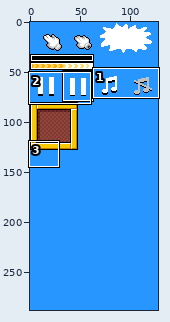
Sprite sheet: happydash.gmx/gfx/sprHud.png. Above, an overview of the earlier version with the close-up marked.
Close-up. Earlier state:
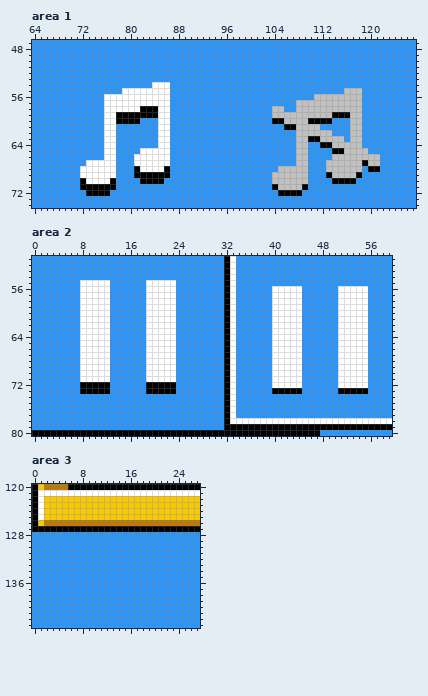
The file is 128x288 pixels. Shown: area 1: x 64..127, y 47..74; area 2: x 0..59, y 51..80; area 3: x 0..27, y 120..143.
The result:
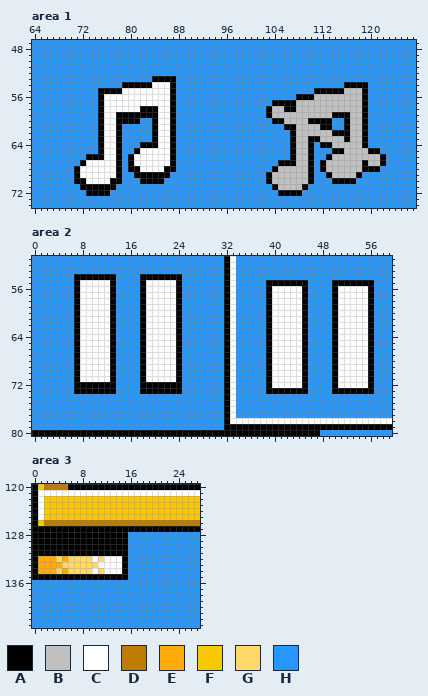
Palette (. is transparent): A #000000  B #c0c0c0  C #ffffff  D #bf7a01  E #ffab09  F #f8c801  G #ffda69  H #2797ff
What changed:
Changed rows in their new state; - is an unchanged pixel.
Area 1:
first column x 71:
53 -------------AAAA-----------------------------------
54 --------AAAAA---A----------------------------AAAA---
55 ----AAAA--------A-----------------------AAAAA---A---
56 ----A-----------A--------------------AAA--------A---
57 ----A-----------A----------------AAAA-----------A---
58 ----A-----------A---------------A--AA-----------A---
59 ----A-----------A---------------A---------------A---
60 ----A--------A--A----------------------------A--A---
61 ----A--A-----A--A------------------------AA--A--A---
62 ----A--A-----A--A-------------------A------AAA--A---
63 ----A--A-----A--A-------------------A--------A--A---
64 ----A--A---AAA--A-------------------A--A--------A---
65 ----A--A--A-----A-------------------A--A---------AA-
66 --AAA--A-A------A-------------------A--A--A--------A
67 -A-----A-A------A-----------------AAA--A-A---------A
68 A------A-A------A----------------A-----A-A------A---
69 A------A------------------------A------A------------
70 A------A------------------------A------A------------
Area 2:
first column x 7:
54 AAAAAAA----AAAAAAA--------------------------------
55 A-----A----A-----A--------------AAAAAAA----AAAAAAA
56 A-----A----A-----A--------------A-----A----A-----A
57 A-----A----A-----A--------------A-----A----A-----A
58 A-----A----A-----A--------------A-----A----A-----A
59 A-----A----A-----A--------------A-----A----A-----A
60 A-----A----A-----A--------------A-----A----A-----A
61 A-----A----A-----A--------------A-----A----A-----A
62 A-----A----A-----A--------------A-----A----A-----A
63 A-----A----A-----A--------------A-----A----A-----A
64 A-----A----A-----A--------------A-----A----A-----A
65 A-----A----A-----A--------------A-----A----A-----A
66 A-----A----A-----A--------------A-----A----A-----A
67 A-----A----A-----A--------------A-----A----A-----A
68 A-----A----A-----A--------------A-----A----A-----A
69 A-----A----A-----A--------------A-----A----A-----A
70 A-----A----A-----A--------------A-----A----A-----A
71 A-----A----A-----A--------------A-----A----A-----A
72 A-----A----A-----A--------------A-----A----A-----A
73 A-----A----A-----A--------------A-----A----A-----A
Area 3:
first column x 0:
128 AAAAAAAAAAAAAAAA
129 AAAAAAAAAAAAAAAA
130 AAAAAAAAAAAAAAAA
131 AAAAAAAAAAAAAAAA
132 AEEEGEGGGGCGCCCA
133 AEEEEGGGGGGCCCCA
134 AEEEGEGGGGCGCCCA
135 AAAAAAAAAAAAAAAA
Pixel boxes of the changes (left, top, right, bottom) in both close-ups:
changed: (74, 76, 176, 184)
changed: (266, 82, 386, 184)
changed: (74, 274, 116, 394)
changed: (140, 274, 182, 394)
changed: (266, 280, 374, 394)
changed: (32, 532, 128, 580)
